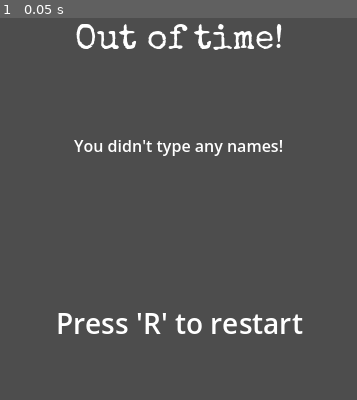
Above: before the commit, frame 1.
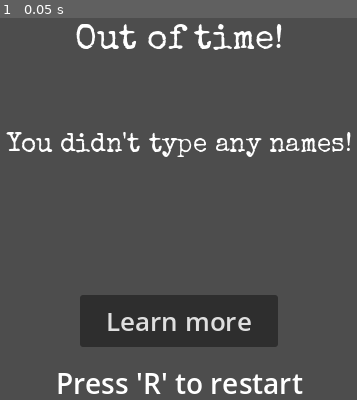
Above: after the commit, the same moment.

Repository: hujow/Uktub
Game: Godot game, scene res://Scenes/game_over.tscn
Two runs of this game, one before a commit and one after it. Both use one fixed random seed, a clock stepped at 60 frames per second and the inputs below. This scene is started directly instead of the project's main scene.
Inputs:
- Up to frame 1 (0.05 s): no input

The runs differ from the first frame. In frame 1, 11% of the frame differs, in the area x 1-99%, y 29-99%.

Commit message:
game over refine

Diff:
--- a/Scenes/game_over.tscn
+++ b/Scenes/game_over.tscn
@@ -25,6 +25,8 @@
 offset_bottom = 11.5
 grow_horizontal = 2
 grow_vertical = 2
+theme_override_fonts/font = ExtResource("1_ojehl")
+theme_override_font_sizes/font_size = 26
 
 [node name="RestartLabel" type="Label" parent="." unique_id=45170311]
 layout_mode = 1
@@ -33,10 +35,10 @@
 anchor_top = 0.5
 anchor_right = 0.5
 anchor_bottom = 0.5
-offset_left = -20.0
-offset_top = 166.5
-offset_right = 20.0
-offset_bottom = 189.5
+offset_left = -123.5
+offset_top = 218.5
+offset_right = 123.5
+offset_bottom = 257.5
 grow_horizontal = 2
 grow_vertical = 2
 theme_override_font_sizes/font_size = 28
@@ -58,3 +60,21 @@
 theme_override_fonts/font = ExtResource("1_ojehl")
 theme_override_font_sizes/font_size = 35
 text = "Out of time!"
+
+[node name="Button" type="Button" parent="." unique_id=1790030230]
+layout_mode = 1
+anchors_preset = 8
+anchor_left = 0.5
+anchor_top = 0.5
+anchor_right = 0.5
+anchor_bottom = 0.5
+offset_left = -99.0
+offset_top = 150.0
+offset_right = 99.0
+offset_bottom = 202.0
+grow_horizontal = 2
+grow_vertical = 2
+theme_override_font_sizes/font_size = 26
+text = "Learn more"
+
+[connection signal="pressed" from="Button" to="." method="_on_button_pressed"]
--- a/Scripts/game_over.gd
+++ b/Scripts/game_over.gd
@@ -14,10 +14,12 @@
 	if final_score == 0:
 		msg = "You didn't type any names!"
 	else:
-		var estimate_sec = (float(total_names) * timer_duration) / float(final_score)
+		var estimate_sec = (75227 * timer_duration) / float(final_score)
 		msg = "At this speed, it would take you\n"
 		msg += format_duration(estimate_sec)
-		msg += "\nto type all the names of the victims."
+		msg += "\nto type all the names of the victims"
+		msg += "\nof the Israel Defence Force and Hamas "
+		msg += "\nsince October 7 2023."
 
 	stats_label.text = msg
 
@@ -37,3 +39,10 @@
 	sec = sec % 60
 
 	return str(days) + " days " + str(hours) + " hours " + str(mins) + " minutes " + str(sec) + " seconds"
+
+
+func _on_button_pressed() -> void:
+	pass # Replace with function body.
+
+func _on_learn_more_button_pressed():
+	OS.shell_open("https://en.wikipedia.org/wiki/Casualties_of_the_Gaza_war")
